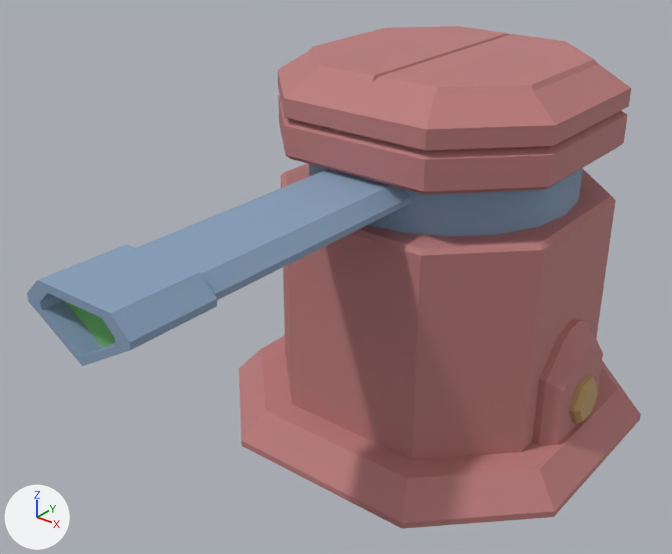
What one commit did to the FBX model Assets/Meshes/tower.fbx.
Rendered twice from a 50 mm lens placed at (28.8, -46.5, 35.4), pointed at (-1.5, -8.6, 11.9). The lights are fixed; the arrows at lower left show +X, +Y and +Z. Where no turn or scale is listed for an object, it has been applied to the vertices.

Before the edit, the objects in view are built like this:
```python
me_mesh = bpy.data.meshes.new('Mesh')
me_mesh.from_pydata(...)  # 82 vertices, 56 faces; spans x -8.2..8.2, y -27.2..8.2, z 15.0..18.5
# faces by material slot: [1, 55]
me_mesh.materials.append(mat_m_skin04)  # green #73bc6a
me_mesh.materials.append(mat_m_skin02)  # blue #87a0bc
me_mesh_001 = bpy.data.meshes.new('Mesh.001')
me_mesh_001.from_pydata(...)  # 242 vertices, 207 faces; spans x -12.4..12.4, y -12.4..12.4, z 0.0..23.5
# faces by material slot: [171, 36]
me_mesh_001.materials.append(mat_m_skin01)  # pink #bc7b7b
me_mesh_001.materials.append(mat_m_skin03)  # brown #bc9c68
ob_tower_body = bpy.data.objects.new('tower_body', me_mesh_001)
ob_tower_body.location = (0.0, 0.0, 0.0)
ob_tower_gun = bpy.data.objects.new('tower_gun', me_mesh)
ob_tower_gun.location = (0.0, 0.0, 0.0)
```
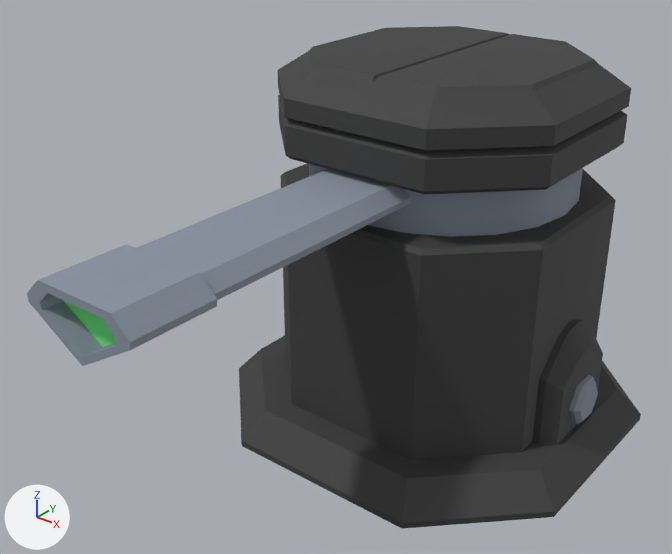
Pixel boxes [x1, y1, x2, y2] of what changed, in the pictures (672 x 554 px):
part 1 of me_mesh_001, recoloured (brown to black): [239, 26, 641, 529] in both
part 2 of me_mesh_001, recoloured (brown to grey): [569, 375, 598, 424] in both
part 3 of me_mesh, recoloured: [63, 300, 115, 347] in both
part 4 of me_mesh, recoloured (blue to grey): [27, 164, 583, 366] in both

Edits to the bpy script that builds the scene:
```text
Add mat_blinn6:
    mat_blinn6 = principled_material('blinn6')
    mat_blinn6.base_color = (0.247, 0.288, 0.354)  # grey #8892a1
    mat_blinn6.roughness = 0.749
Add mat_blinn7:
    mat_blinn7 = principled_material('blinn7')
    mat_blinn7.base_color = (0.174, 0.936, 0.233)  # green #74f885
    mat_blinn7.roughness = 0.749
Add mat_blinn5:
    mat_blinn5 = principled_material('blinn5')
    mat_blinn5.base_color = (0.045, 0.045, 0.045)  # black #3c3c3c
    mat_blinn5.roughness = 0.749
Change me_mesh_001:
    where me_mesh_001.from_pydata(...)  # 242 vertices, 207 faces; spans x -12.4..12.4, y -12.4..12.4, z 0.0..23.5
    used by ob_tower_body; location = (0.0, 0.0, 0.0)
    me_mesh_001 part 1: all 171 faces that had it switch from mat_m_skin01 (pink #bc7b7b) to mat_blinn5 (black #3c3c3c)
    me_mesh_001 part 2: all 36 faces that had it switch from mat_m_skin03 (brown #bc9c68) to mat_blinn6 (grey #8892a1)
Change me_mesh:
    where me_mesh.from_pydata(...)  # 82 vertices, 56 faces; spans x -8.2..8.2, y -27.2..8.2, z 15.0..18.5
    used by ob_tower_gun; location = (0.0, 0.0, 0.0)
    me_mesh part 3: all 1 face that had it switch from mat_m_skin04 (green #73bc6a) to mat_blinn7 (green #74f885)
    me_mesh part 4: all 55 faces that had it switch from mat_m_skin02 (blue #87a0bc) to mat_blinn6 (grey #8892a1)
```
